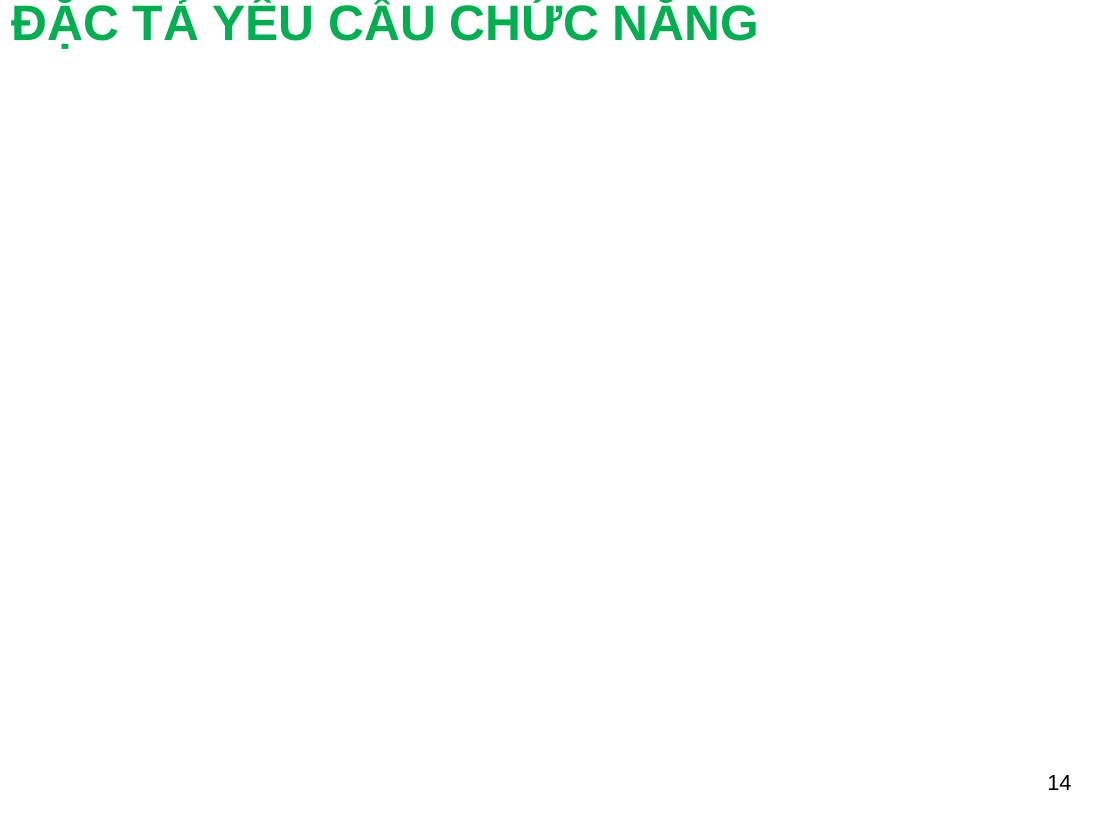
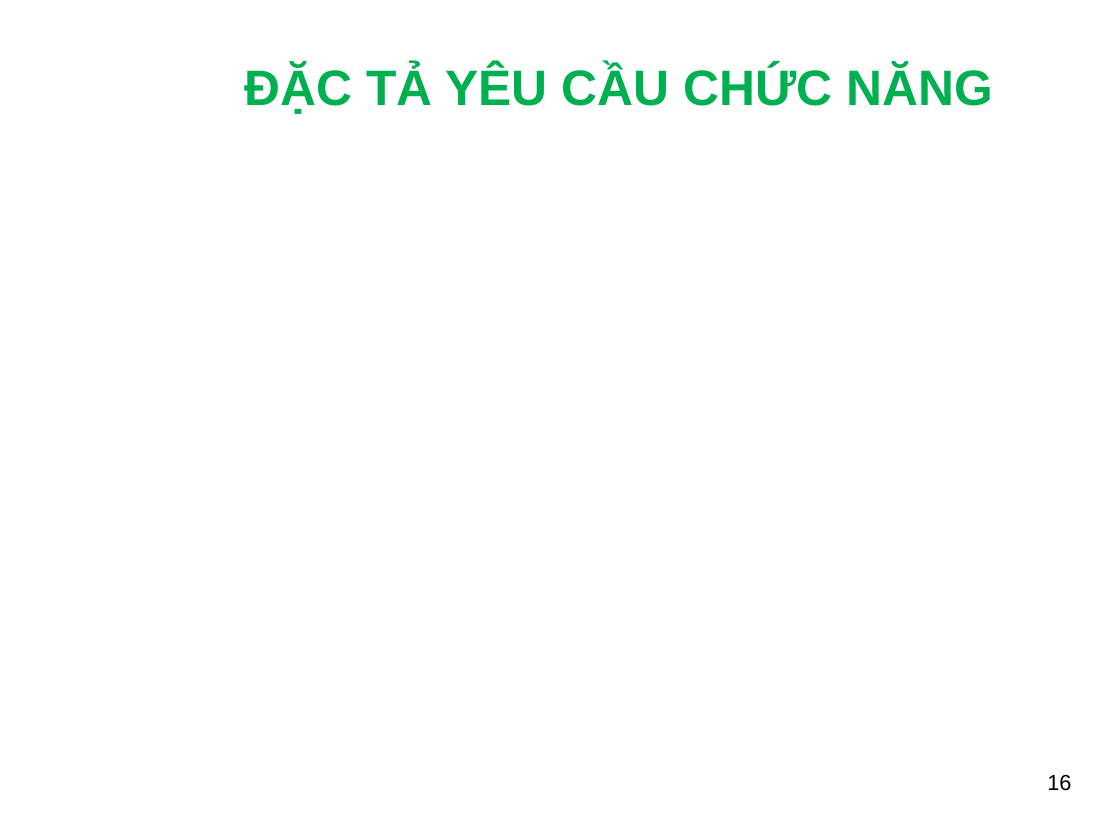
Before and after one commit to ngthuc/graduation-thesis, a slide deck: slide 16 of DOCUMENTS/documentations/Slide_HethongQuanlyProfileVienchucKhoaCNTT-TT_LeNguyenThucB1400731.ppt (slide 14 before the commit). Drawn at 1120x840 pixels with LibreOffice and Linux fonts; fonts in the diff are those of the drawing; background and template pictures are left out. Boxes give left, top, right and bottom in pixels: in the first picture for what was removed or moved away, otherwise in the second. Text is boxed around its words. In the diff, an @@ line names an element or a change of style, - is before the commit and + after.

```diff
--- a/DOCUMENTS/documentations/Slide_HethongQuanlyProfileVienchucKhoaCNTT-TT_LeNguyenThucB1400731.ppt
+++ b/DOCUMENTS/documentations/Slide_HethongQuanlyProfileVienchucKhoaCNTT-TT_LeNguyenThucB1400731.ppt
@@ title "ĐẶC TẢ YÊU CẦU CHỨC ...": place and size @@
-title "ĐẶC TẢ YÊU CẦU CHỨC ..." at bbox=[11, 0, 760, 49]
+title "ĐẶC TẢ YÊU CẦU CHỨC ..." at bbox=[245, 66, 993, 114]
@@ page number at bbox=[1047, 774, 1071, 791]: text changed @@
-14
+16
```
Also in this commit, not shown: 7 other slides changed, 10 slides added, 7 slides removed, 2 other files.
